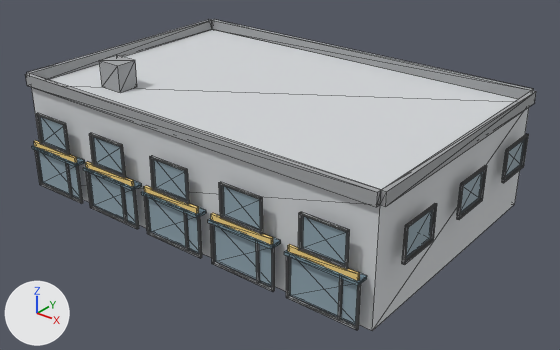
The glTF model public/buildings/commercial_3x2_a.glb: old version first, new version second.
One viewpoint serves both versions: a 50 mm lens placed at (36.1, -23.2, 20.2), pointed at (12.2, 6.6, 1.7). Arrows for +X, +Y and +Z are at lower left; the lights stay in place. The picture after the commit comes second. Mesh edges are drawn as thin lines. Vertices at exactly the same position are counted once.

Names of what the first picture shows: 'commercial_3x2_a_0'.
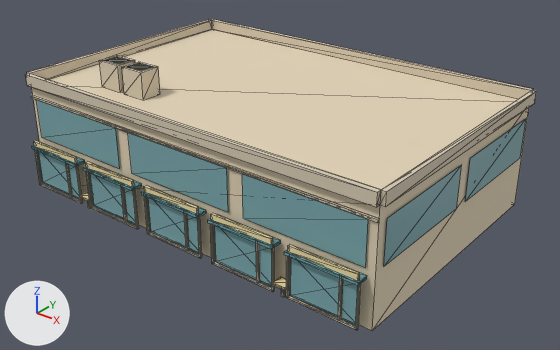
Where the change shows, as pixel boxes [x1, y1, x2, y2] in the pictures (560 x 350 px):
'commercial_3x2_a_0', recoloured, reshaped (light grey to beige): [25, 19, 536, 331] in both
part 1 of me_commercial_3x2_a_0, added: after [31, 95, 379, 222]
part 2 of me_commercial_3x2_a_0, added (beige): after [122, 62, 160, 100]
part 3 of me_commercial_3x2_a_0, added: after [80, 192, 92, 201]
part 4 of me_commercial_3x2_a_0, added: after [273, 277, 290, 290]
part 5 of me_commercial_3x2_a_0, deleted: before [36, 113, 529, 269]
part 6 of me_commercial_3x2_a_0, added (cyan): after [37, 56, 526, 267]

What the commit changed:
Material 'commercial_3x2_a_wall' (mat_commercial_3x2_a_wall) changes colour from light grey #d4d7da to beige #e3d4b8; in linear values from (0.66, 0.68, 0.7) to (0.77, 0.66, 0.48).
Material 'commercial_3x2_a_trim' (mat_commercial_3x2_a_trim) changes colour from grey #a2a5a7 to beige #d8cbb5; in linear values from (0.363, 0.374, 0.385) to (0.69, 0.6, 0.46).
me_commercial_3x2_a_0 is used by ob_commercial_3x2_a_0; location (0.0, 0.0, 0.0).
me_commercial_3x2_a_0 had 996 vertices, 1512 faces and spanned x -0.6..23.1, y -0.8..15.1, z 0.0..7.5.
me_commercial_3x2_a_0 now has 460 vertices, 660 faces and spans x -0.2..22.8, y -0.8..14.8, z 0.0..7.5.
me_commercial_3x2_a_0 part 1: a new loose piece, a box spanning x 0.0..22.5, y -0.1..0.0, z 5.25..5.38, in mat_commercial_3x2_a_trim (beige #d8cbb5).
me_commercial_3x2_a_0 part 2: a new loose piece, a box spanning x 5.2..6.7, y 2.2..3.4, z 6.0..7.5, in mat_commercial_3x2_a_trim (beige #d8cbb5).
me_commercial_3x2_a_0 part 3: a new loose piece, a box spanning x 4.15..4.85, y -0.68..-0.1, z 0.65..0.76, in mat_commercial_3x2_a_sign (beige #f0dda6).
me_commercial_3x2_a_0 part 4: a new loose piece, a box spanning x 17.65..18.35, y -0.68..-0.1, z 0.65..0.76, in mat_commercial_3x2_a_sign (beige #f0dda6).
me_commercial_3x2_a_0 part 5: 80 loose pieces with 640 vertices, spanning x -0.6..23.1, y -0.6..15.1, z 2.9..4.7, are deleted.
Part 6, on me_commercial_3x2_a_0:
28 vertices are added at x -0.1..22.6, y -0.1..14.6, z 3.0..7.5.
20 new vertices lie (0.0, 0.0, 2.2) away from vertices in x -0.1..22.6, y -0.1..14.6, z 3.0.
24 new faces join them, mat_commercial_3x2_a_glass (cyan #7caaaf).
Other edits to the shape of me_commercial_3x2_a_0 do not show in these pictures.
